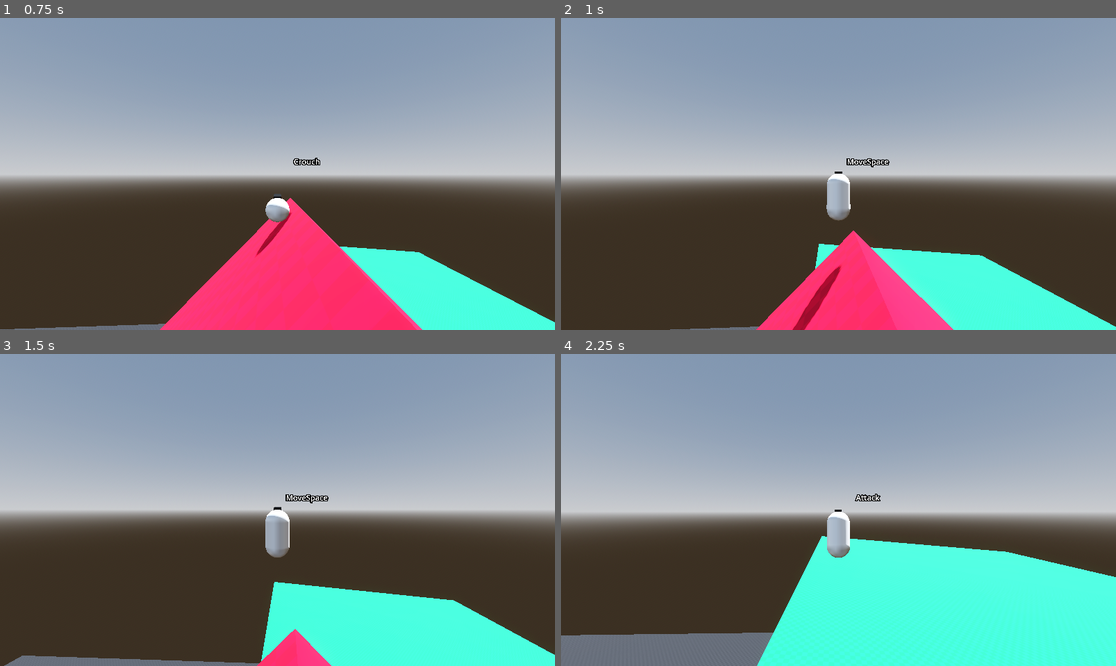
Above: before the commit, frames 1-4 (two rows, left to right).
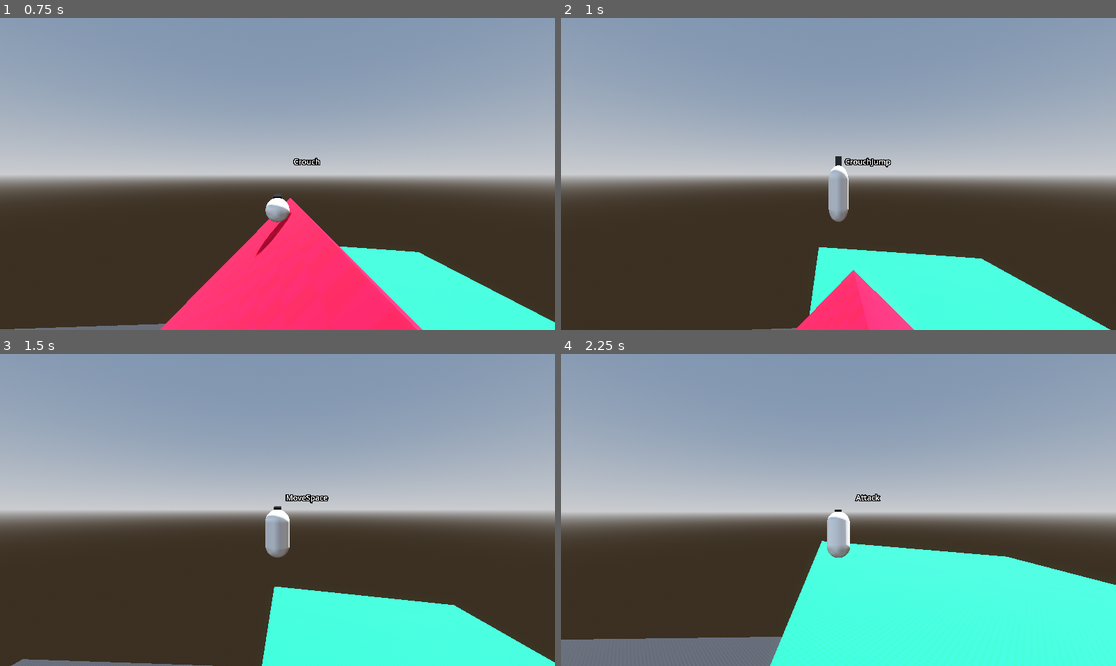
Above: after the commit, the same moments.

Repository: Gjosti/dev-sandbox
Game: Godot game, scene res://Levels/sandbox_level.tscn
Two runs of this game, one before a commit and one after it. Both use one fixed random seed, a clock stepped at 60 frames per second and the inputs below.
Inputs (mouse positions are in pixels of both pictures, inside the frame that each line leads up to):
- Up to frame 1 (0.75 s): move the mouse to (305, 174) at 0.52 s; hold W (move_forward) from 0.53 s (still down); hold Ctrl (crouch) from 0.53 s (still down); click (305, 174) at 0.67 s
- Up to frame 2 (1 s): keep holding W (move_forward); keep holding Ctrl (crouch); tap Space (jump) at 0.77, 0.8 s
- Up to frame 3 (1.5 s): keep holding W (move_forward); tap Space (jump) at 1.07, 1.35 s; move the mouse to (249, 510) at 1.27 s; release Ctrl (crouch) at 1.28 s
- Up to frame 4 (2.25 s): keep holding W (move_forward); tap Space (jump) at 1.52, 1.82 s; tap Ctrl (crouch) at 1.55 s; move the mouse to (849, 503) at 2.02 s; press the mouse at (849, 503) at 2.03 s

Frame 1 is identical in both runs. In frame 2, 5.1% of the frame differs, in the area x 19-100%, y 44-100%; in frame 3, 2.2%; in frame 4, 2.0%.

Commit message:
added crouch/high jump

Diff:
--- a/Player/jump.gd
+++ b/Player/jump.gd
@@ -1,14 +1,29 @@
 extends Node3D
 
+@export_group("Jump Settings")
 @export var player: Player
 @export var jump_height: float = 4
 @export var jump_time_to_peak: float = 0.5
 @export var jump_time_to_descent: float = 0.25
 @export var extra_jumps: int = 1
 
+@export_group("Crouch/High Jump")
+@export var crouch_jump_enabled: bool = true
+@export var crouch_jump_height: float = 8
+@export var crouch_jump_time_to_peak: float = 0.5
+@export var crouch_jump_time_to_descent: float = 0.25
+
+@export_group("Speed Jump")
+@export var speed_jump_enabled: bool = true #(TODO) Jumping from the ground while above a certain horizontal velocity threshold adds a slight velocity boost
+
+# Regular Jump
 @onready var jump_velocity: float = (2.0 * jump_height) / jump_time_to_peak
 @onready var jump_gravity: float = (-2.0 * jump_height) / (jump_time_to_peak * jump_time_to_peak)
 @onready var fall_gravity: float = (-2.0 * jump_height) / (jump_time_to_peak * jump_time_to_descent)
+
+# Crouch/High Jump
+@onready var crouch_jump_velocity: float = (2.0 * crouch_jump_height) / crouch_jump_time_to_peak
+
 @onready var jumps_left: int = extra_jumps
 
 var coyote_time: float = 0.1
@@ -18,25 +33,46 @@
 	if player.is_on_floor():
 		jumps_left = extra_jumps
 	handle_jump_input()
-		# Coyote time
+
+	# Coyote time
 	if player.is_on_floor():
 		coyote_timer = coyote_time
 	else:
 		coyote_timer = max(0.0, coyote_timer - delta)
 
-func handle_jump_input() -> void:
-	if Input.is_action_just_pressed("jump"):
-		if player.is_on_floor() or coyote_timer > 0.0:
-			player.velocity.y += jump_velocity
-			coyote_timer = 0.0
-			player.rig.travel("Jump")
-		elif jumps_left > 0:
-			jumps_left -= 1
-			player.velocity.y = jump_velocity
-			player.rig.travel("Jump")
+	#Cancel jump early
 	if Input.is_action_just_released("jump") and player.velocity.y >= 0:
 		player.velocity.y *= 0.4
 
-# TODO this should probably be handled in player.gd
+func handle_jump_input() -> void:
+	if Input.is_action_just_pressed("jump"):
+		if crouch_jump_enabled and player.rig.is_crouching():
+			crouch_jump()
+		else:
+			jump()
+
+
+func jump() -> void:
+	if player.is_on_floor() or coyote_timer > 0.0:
+		player.velocity.y += jump_velocity
+		coyote_timer = 0.0
+		player.rig.travel("Jump")
+	elif jumps_left > 0:
+		jumps_left -= 1
+		player.velocity.y = jump_velocity
+		player.rig.travel("Jump")
+
+
+func crouch_jump() -> void:
+	if player.is_on_floor() or coyote_timer > 0.0:
+		player.velocity.y += crouch_jump_velocity
+		coyote_timer = 0.0
+		player.rig.travel("CrouchJump")
+	elif jumps_left > 0:
+		jumps_left -= 1
+		player.velocity.y = jump_velocity #So that the player cannot high jump in air.
+		player.rig.travel("Jump")
+
+# TODO Recheck if needed
 func get_gravity(current_velocity_y: float) -> float:
 	return jump_gravity if current_velocity_y > 0.0 else fall_gravity
--- a/Player/rig.tscn
+++ b/Player/rig.tscn
@@ -337,6 +337,18 @@
 "update": 0,
 "values": [Vector3(0, 0.94, -0.412)]
 }
+tracks/11/type = "value"
+tracks/11/imported = false
+tracks/11/enabled = true
+tracks/11/path = NodePath("MeshInstance3D/MeshInstance3D:rotation")
+tracks/11/interp = 1
+tracks/11/loop_wrap = true
+tracks/11/keys = {
+"times": PackedFloat32Array(0),
+"transitions": PackedFloat32Array(1),
+"update": 0,
+"values": [Vector3(0, 0, 0)]
+}
 
 [sub_resource type="Animation" id="Animation_ojd8b"]
 resource_name = "Run"
@@ -420,10 +432,51 @@
 "values": [Vector3(0, 0, 0), Vector3(-6.2831855, 0, 0)]
 }
 
+[sub_resource type="Animation" id="Animation_80s3x"]
+resource_name = "CrouchJump"
+length = 0.3
+tracks/0/type = "value"
+tracks/0/imported = false
+tracks/0/enabled = true
+tracks/0/path = NodePath("MeshInstance3D:scale")
+tracks/0/interp = 1
+tracks/0/loop_wrap = true
+tracks/0/keys = {
+"times": PackedFloat32Array(0, 0.081131816, 0.2005707, 0.3),
+"transitions": PackedFloat32Array(1, 1, 1, 1),
+"update": 0,
+"values": [Vector3(1, 1, 1), Vector3(1.25, 0.75, 1.25), Vector3(0.75, 1.25, 0.75), Vector3(1, 1, 1)]
+}
+tracks/1/type = "value"
+tracks/1/imported = false
+tracks/1/enabled = true
+tracks/1/path = NodePath("MeshInstance3D:position")
+tracks/1/interp = 1
+tracks/1/loop_wrap = true
+tracks/1/keys = {
+"times": PackedFloat32Array(0, 0.081131816, 0.2005707, 0.3),
+"transitions": PackedFloat32Array(1, 1, 1, 1),
+"update": 0,
+"values": [Vector3(0, 1, 0), Vector3(0, 0.75, 0), Vector3(0, 1.25, 0), Vector3(0, 1, 0)]
+}
+tracks/2/type = "value"
+tracks/2/imported = false
+tracks/2/enabled = true
+tracks/2/path = NodePath("MeshInstance3D/MeshInstance3D:rotation")
+tracks/2/interp = 1
+tracks/2/loop_wrap = true
+tracks/2/keys = {
+"times": PackedFloat32Array(0, 0.081131816, 0.20074728, 0.3),
+"transitions": PackedFloat32Array(1, 1, 1, 1),
+"update": 0,
+"values": [Vector3(0, 0, 0), Vector3(0, 0, 0), Vector3(0.82728606, 0, 0), Vector3(0, 0, 0)]
+}
+
 [sub_resource type="AnimationLibrary" id="AnimationLibrary_awthv"]
 _data = {
 &"Attack": SubResource("Animation_awthv"),
 &"Crouch": SubResource("Animation_8s7l5"),
+&"CrouchJump": SubResource("Animation_80s3x"),
 &"Dash": SubResource("Animation_vcvy3"),
 &"Idle": SubResource("Animation_ydo8n"),
 &"InAir": SubResource("Animation_icx30"),
@@ -439,6 +492,9 @@
 [sub_resource type="AnimationNodeAnimation" id="AnimationNodeAnimation_vcvy3"]
 animation = &"Crouch"
 
+[sub_resource type="AnimationNodeAnimation" id="AnimationNodeAnimation_sy1xi"]
+animation = &"CrouchJump"
+
 [sub_resource type="AnimationNodeAnimation" id="AnimationNodeAnimation_8s7l5"]
 animation = &"Dash"
 
@@ -493,11 +549,19 @@
 [sub_resource type="AnimationNodeStateMachineTransition" id="AnimationNodeStateMachineTransition_sy1xi"]
 xfade_time = 0.1
 
+[sub_resource type="AnimationNodeStateMachineTransition" id="AnimationNodeStateMachineTransition_fugc2"]
+
+[sub_resource type="AnimationNodeStateMachineTransition" id="AnimationNodeStateMachineTransition_srgp2"]
+switch_mode = 2
+advance_mode = 2
+
 [sub_resource type="AnimationNodeStateMachine" id="AnimationNodeStateMachine_ydo8n"]
 states/Attack/node = SubResource("AnimationNodeAnimation_wer68")
 states/Attack/position = Vector2(358, 221)
 states/Crouch/node = SubResource("AnimationNodeAnimation_vcvy3")
 states/Crouch/position = Vector2(599, 221)
+states/CrouchJump/node = SubResource("AnimationNodeAnimation_sy1xi")
+states/CrouchJump/position = Vector2(693, 154)
 states/Dash/node = SubResource("AnimationNodeAnimation_8s7l5")
 states/Dash/position = Vector2(325, -65)
 states/End/position = Vector2(1050, 100)
@@ -507,8 +571,8 @@
 states/MoveSpace/position = Vector2(482, 100)
 states/Slide/node = SubResource("AnimationNodeAnimation_icx30")
 states/Slide/position = Vector2(626, -65)
-transitions = ["Start", "MoveSpace", SubResource("AnimationN …(867 unchanged characters)… mationNodeStateMachineTransition_sy1xi")]
-graph_offset = Vector2(-94, -123)
+transitions = ["Start", "MoveSpace", SubResource("AnimationN …(867 unchanged characters)… mationNodeStateMachineTransition_sy1xi"), "Crouch", "CrouchJump", SubResource("AnimationNodeStateMachineTransition_fugc2"), "CrouchJump", "MoveSpace", SubResource("AnimationNodeStateMachineTransition_srgp2")]
+graph_offset = Vector2(119, -148)
 
 [node name="Rig" type="Node3D"]
 script = ExtResource("1_wer68")
Not shown: 1 places in Player/rig.tscn that only renumber resources
